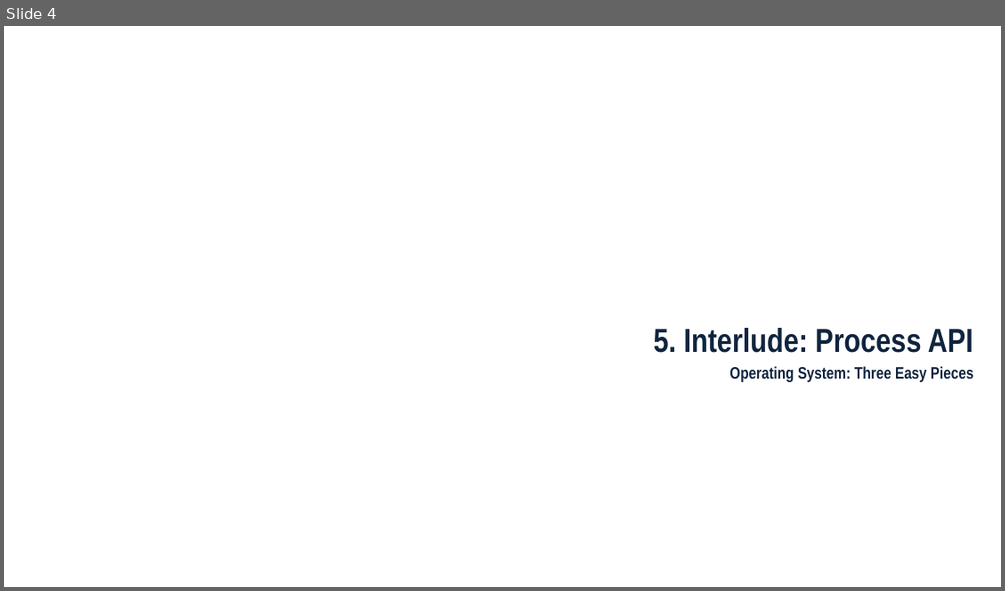
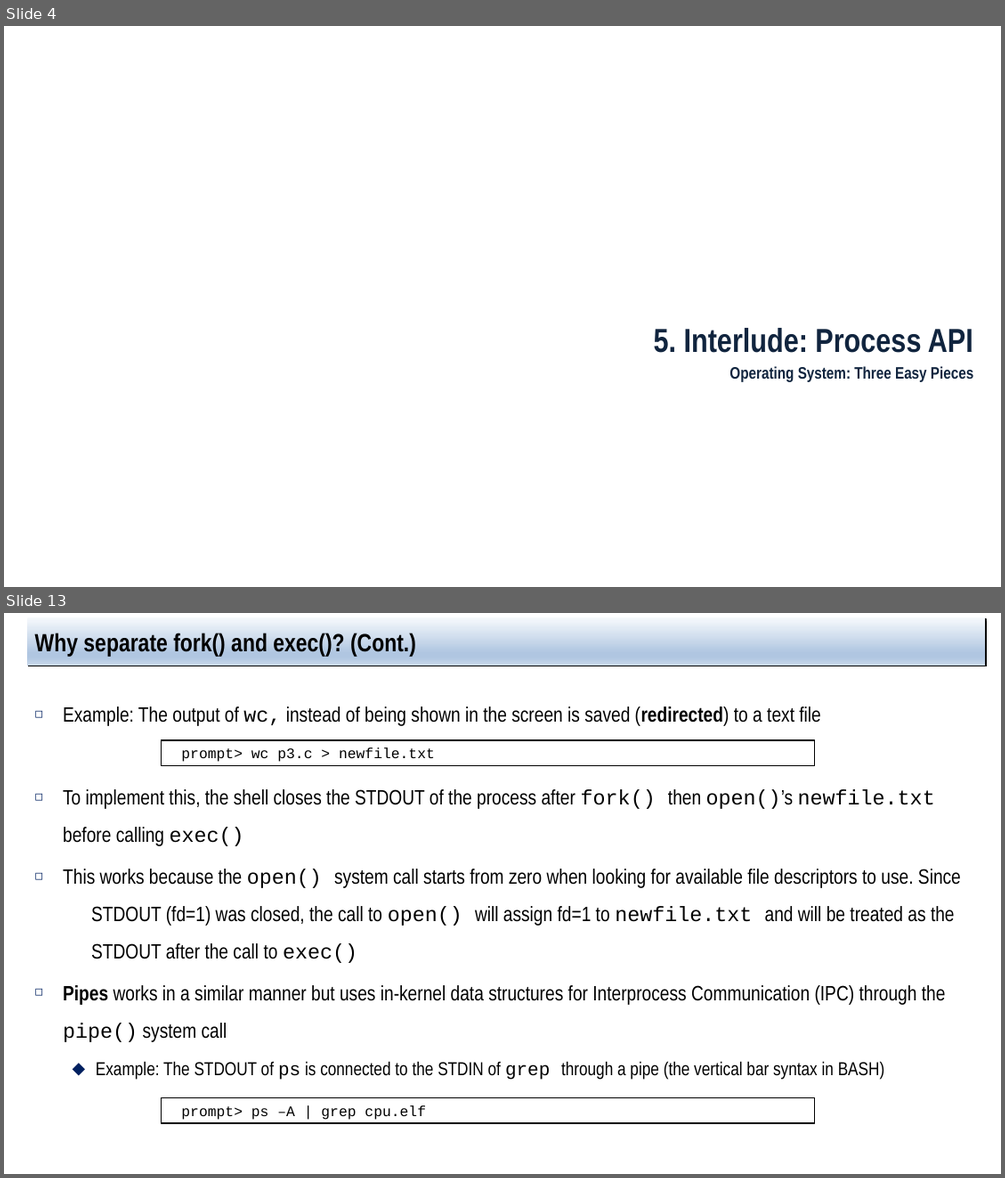
Before and after one commit to jachermocilla/extra-course-materials, a slide deck: cmsc125/ostep/slides/01.Virtualization/05.Interlude_process_api.pptx. Shown one above the other, each under a label of ours: slide 4 before the commit, slides 4 and 13 after it; the slides between them are not shown. The pictures are 1005x591 and 1005x1178 pixels, drawn with LibreOffice and Linux fonts; fonts in the diff are those of the drawing. Boxes give left, top, right and bottom in pixels: in the first picture for what was removed or moved away, otherwise in the second. Text is boxed around its words. In the diff, an @@ line names an element or a change of style, - is before the commit and + after.

```diff
--- a/cmsc125/ostep/slides/01.Virtualization/05.Interlude_process_api.pptx
+++ b/cmsc125/ostep/slides/01.Virtualization/05.Interlude_process_api.pptx
@@ slide 13 added at [4,613,1001,1174], background #FFFFFF @@
@@ title added at [27,617,985,666], fill gradient #F6F9FC to #B0C6E1 to #CAD9EB, 24 pt, text #000000, bold @@
+Why separate fork() and exec()? (Cont.)
@@ text added at [63,706,961,1079], 20 pt, text #000000 @@
+◻ Example: The output of wc, instead of being shown in the screen is saved (redirected) to a text file
+◻ To implement this, the shell closes the STDOUT of the process after fork() then open()’s newfile.txt before calling exec()
+◻ This works because the open() system call starts from zero when looking for available file descriptors to use. Since STDOUT (fd=1) was closed, the call to open() will assign fd=1 to newfile.txt and will be treated as the STDOUT after the call to exec()
+◻ Pipes works in a similar manner but uses in-kernel data structures for Interprocess Communication (IPC) through the pipe() system call
+  ⬥ Example: The STDOUT of ps is connected to the STDIN of grep through a pipe (the vertical bar syntax in BASH)
@@ rectangle added at [161,740,815,765], fill #FFFFFF, outline #000000 1 pt, 14 pt, text #000000 @@
+prompt> wc p3.c > newfile.txt
@@ rectangle added at [161,1097,815,1123], fill #FFFFFF, outline #000000 1 pt, 14 pt, text #000000 @@
+prompt> ps –A | grep cpu.elf
```
Also in this commit, not shown: 8 slides changed, 4 other slides added.
